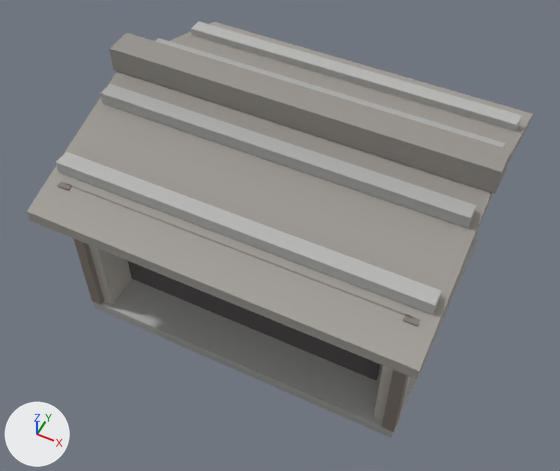
The glTF model Oxygen/project/Assets/Models/JapaneseCity/JP_Poor_NetShed_A.glb: old version first, new version second.
Camera for both pictures: a camera (50 mm lens) standing at (3.51, -5.5, 10.24) and looking at (0.0, 1.5, 1.48). The axes (+X, +Y, +Z) are drawn at lower left. The lights are the same throughout. The older version comes first. Vertices at exactly the same position are counted once.

The first picture shows 'JP_Poor_NetShed_A'.
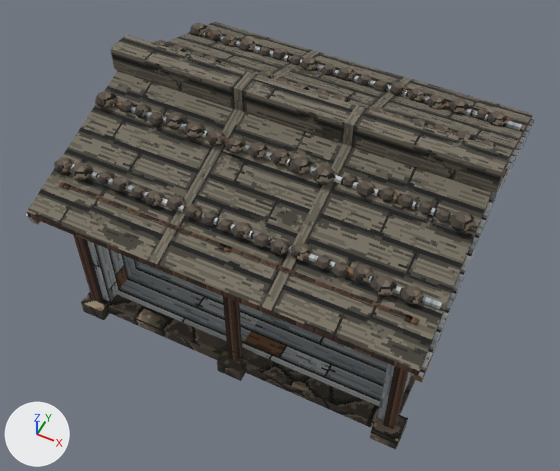
Location of each change, (x1, y1, x2, y2) in pixels of the pictures (560 x 471 px):
'JP_Poor_NetShed_A', reshaped
    before: (27, 21, 533, 438)
    after: (26, 22, 534, 449)
part 1 of me_jp_poor_netshed_a, added
    after: (108, 295, 415, 428)
part 2 of me_jp_poor_netshed_a, added
    after: (81, 292, 110, 320)
part 3 of me_jp_poor_netshed_a, added
    after: (217, 347, 253, 381)
part 4 of me_jp_poor_netshed_a, added
    after: (370, 415, 408, 449)
part 5 of me_jp_poor_netshed_a, rebuilt (11% shorter)
    before: (100, 84, 477, 228)
    after: (112, 101, 475, 229)
part 6 of me_jp_poor_netshed_a, rebuilt (11% shorter)
    before: (191, 21, 522, 131)
    after: (202, 32, 522, 130)
part 7 of me_jp_poor_netshed_a, rebuilt (11% shorter)
    before: (56, 152, 441, 315)
    after: (71, 164, 442, 309)
part 8 of me_jp_poor_netshed_a, rebuilt (not visible afterwards)
    before: (156, 38, 505, 148)
part 9 of me_jp_poor_netshed_a, deleted
    before: (128, 261, 380, 380)
part 10 of me_jp_poor_netshed_a, cut back
    before: (27, 33, 532, 438)
    after: (26, 23, 534, 429)
part 11 of me_jp_poor_netshed_a, recoloured (darker)
    both: (27, 71, 533, 211)
part 12 of me_jp_poor_netshed_a, recoloured
    before: (406, 376, 411, 387)
    after: (404, 372, 413, 392)
part 13 of me_jp_poor_netshed_a, recoloured (darker)
    both: (27, 22, 533, 371)

What changed in the scene script:
```text
Add mat_jp_roof_plank:
    mat_jp_roof_plank = bpy.data.materials.new('JP_Roof_Plank')
    # uses the picture img_jp_roof_plank
Add mat_jp_mat_opening:
    mat_jp_mat_opening = bpy.data.materials.new('JP_Mat_Opening')
    # uses the picture img_jp_mat_opening
Add mat_jp_wood_cedardark:
    mat_jp_wood_cedardark = bpy.data.materials.new('JP_Wood_CedarDark')
    # uses the picture img_jp_wood_cedardark
Add mat_jp_wood_weathered:
    mat_jp_wood_weathered = bpy.data.materials.new('JP_Wood_Weathered')
    # uses the picture img_jp_wood_weathered
Add mat_jp_wood_weathered_v:
    mat_jp_wood_weathered_v = bpy.data.materials.new('JP_Wood_Weathered_V')
    # uses the picture img_jp_wood_weathered
Add mat_jp_stone_rough:
    mat_jp_stone_rough = bpy.data.materials.new('JP_Stone_Rough')
    # uses the picture img_jp_stone_rough
Change me_jp_poor_netshed_a:
    remove me_jp_poor_netshed_a.from_pydata(...)  # 114 vertices, 180 faces; spans x -2.85..2.85, y -0.55..4.55, z 0.0..3.77
    remove me_jp_poor_netshed_a.materials.append(mat_jp_gb_stone)
    remove me_jp_poor_netshed_a.materials.append(mat_jp_gb_wood)
    remove me_jp_poor_netshed_a.materials.append(mat_jp_gb_opening)
    add me_jp_poor_netshed_a.from_pydata(...)  # 1628 vertices, 2864 faces; spans x -2.85..2.85, y -0.55..4.55, z 0.0..3.75
    me_jp_poor_netshed_a part 1: a new loose piece, a box spanning x -2.56..2.56, y -0.06..4.06, z 0.0..0.2, in mat_jp_stone_rough
    me_jp_poor_netshed_a part 2: a new loose piece, a box spanning x -2.7..-2.3, y -0.22..0.18, z 0.0..0.25, in mat_jp_stone_rough
    me_jp_poor_netshed_a part 3: a new loose piece, a box spanning x -0.2..0.2, y -0.22..0.18, z 0.0..0.25, in mat_jp_stone_rough
    me_jp_poor_netshed_a part 4: a new loose piece, a box spanning x 2.3..2.7, y -0.22..0.18, z 0.0..0.25, in mat_jp_stone_rough
    me_jp_poor_netshed_a part 5: the loose piece of 8 vertices spanning x -2.7..2.7, y 1.24..1.48, z 3.22..3.4 is rebuilt with 10 vertices and now spans x -2.75..2.75, y 1.25..1.33, z 3.22..3.3, in mat_jp_wood_weathered
    me_jp_poor_netshed_a part 6: the loose piece of 8 vertices spanning x -2.7..2.7, y 3.66..3.9, z 2.85..3.03 is rebuilt with 10 vertices and now spans x -2.75..2.75, y 3.75..3.83, z 2.87..2.95, in mat_jp_wood_weathered
    me_jp_poor_netshed_a part 7: the loose piece of 8 vertices spanning x -2.7..2.7, y 0.09..0.34, z 2.85..3.03 is rebuilt with 10 vertices and now spans x -2.75..2.75, y 0.18..0.26, z 2.87..2.95, in mat_jp_wood_weathered
    me_jp_poor_netshed_a part 8: the loose piece of 8 vertices spanning x -2.7..2.7, y 2.52..2.76, z 3.22..3.4 is rebuilt with 10 vertices and now spans x -2.75..2.75, y 2.68..2.76, z 3.22..3.3, in mat_jp_wood_weathered
    me_jp_poor_netshed_a part 9: the loose piece of 8 vertices spanning x -2.1..2.1, y 0.4..0.5, z 0.5..2.3 is deleted
    me_jp_poor_netshed_a part 10: 52 vertices removed from x -2.85..2.85, y -0.55..4.55, z 0.0..3.77; 1534 vertices added at x -2.85..2.85, y -0.55..4.55, z 0.2..3.75
    me_jp_poor_netshed_a part 11: 2 kept faces spanning x -2.8..2.8, y -0.55..4.55, z 2.62..3.45 get new vertex colours; the middle colour goes from white #f3f3f3 to white #f4f4f4
    me_jp_poor_netshed_a part 12: 8 faces spanning x -2.5..2.5, y 0.0..4.0, z 0.2..3.45 switch from mat_jp_gb_wallc to mat_jp_wood_weathered_v
    me_jp_poor_netshed_a part 13: 4 faces spanning x -2.8..2.8, y -0.55..4.55, z 2.62..3.45 switch from mat_jp_gb_roofc to mat_jp_roof_plank
    add me_jp_poor_netshed_a.materials.append(mat_jp_stone_rough)
    add me_jp_poor_netshed_a.materials.append(mat_jp_wood_weathered)
    add me_jp_poor_netshed_a.materials.append(mat_jp_mat_opening)
    add me_jp_poor_netshed_a.materials.append(mat_jp_wood_cedardark)
```
